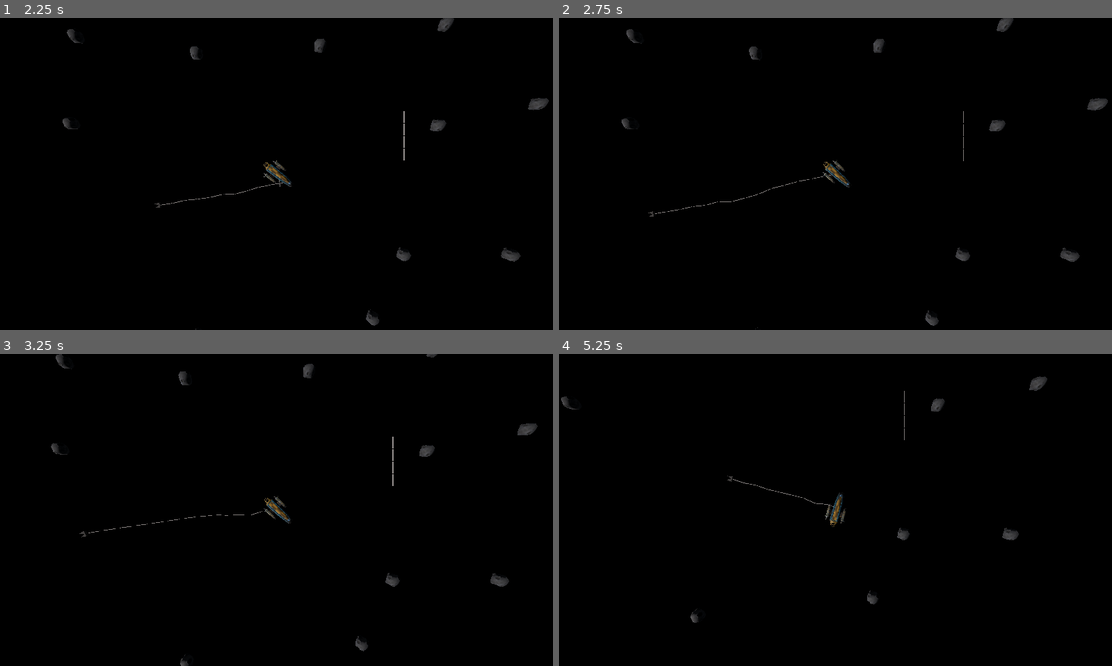
Above: before the commit, frames 1-4 (two rows, left to right).
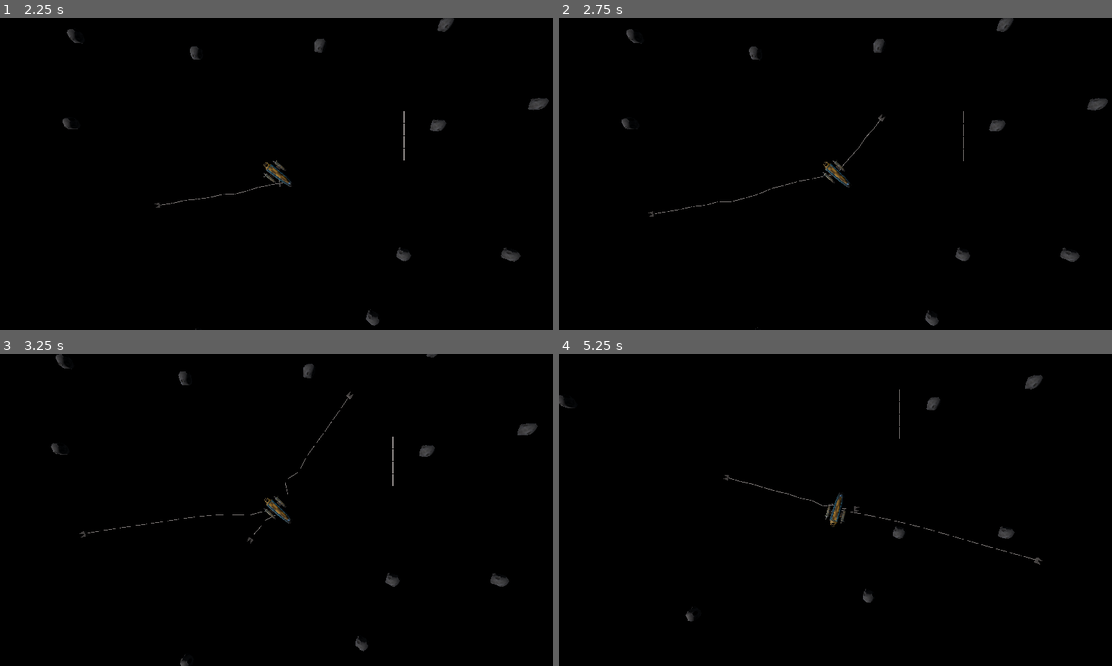
Above: after the commit, the same moments.

Repository: ALP-Games/Asteroid-collection-game
Game: Godot game, scene res://levels/world.tscn
The game is run twice, just before and just after one commit, with the same random seed, the same clock (stepped at 60 frames per second) and the same inputs.
Inputs (mouse positions are in pixels of both pictures, inside the frame that each line leads up to):
- Up to frame 1 (2.25 s): tap Enter at 0.5 s; move the mouse to (398, 158) at 0.52 s; hold D (rot_right) 0.53-1.28 s; click (398, 158) at 0.6 s; right-click (398, 158) at 0.8 s; move the mouse to (165, 189) at 1.27 s; hold S (reverse) 1.28-2.03 s; right-click (165, 189) at 1.35 s; click (165, 189) at 1.42 s; tap Space (stop) at 1.55 s; move the mouse to (331, 105) at 2.02 s; hold D (rot_right) from 2.03 s (still down); hold Space (stop) from 2.03 s (still down)
- Up to frame 2 (2.75 s): keep holding D (rot_right); keep holding Space (stop); click (890, 105) at 2.3 s
- Up to frame 3 (3.25 s): move the mouse to (248, 572) at 2.77 s; release D (rot_right) at 2.78 s; release Space (stop) at 2.78 s; hold W (thrust) from 2.78 s (still down); click (248, 572) at 2.85 s; right-click (248, 572) at 3.05 s
- Up to frame 4 (5.25 s): move the mouse to (1001, 556) at 3.52 s; release W (thrust) at 3.53 s; hold Space (stop) 3.53-4.28 s; hold A (rot_left) 3.53-5.03 s; right-click (1001, 556) at 3.6 s; click (1001, 556) at 3.67 s; move the mouse to (669, 463) at 4.27 s; tap Space (stop) at 4.35 s; click (669, 463) at 4.55 s; move the mouse to (863, 510) at 5.02 s; hold S (reverse) from 5.03 s (still down); click (863, 510) at 5.1 s

Frame 1 is identical in both runs. In frame 2, less than 0.1% of the frame differs, in the area x 50-59%, y 30-49%; in frame 3, less than 0.1%; in frame 4, 0.7%, in the area x 0-89%, y 6-87%.

Commit message:
multi emitter

Diff:
--- /dev/null
+++ b/actors/anchor_rope_emitter.tscn
@@ -0,0 +1,9 @@
+[gd_scene load_steps=2 format=3 uid="uid://duvgvbdmebdsa"]
+
+[ext_resource type="Script" uid="uid://cebfmtuwm72wr" path="res://actors/rope_emitter.gd" id="1_grws4"]
+
+[node name="AnchorRopeEmitter" type="Node3D"]
+script = ExtResource("1_grws4")
+shoot_force = 0.0
+segment_spacing = 0.9
+max_segment_count = 25
--- /dev/null
+++ b/actors/emitter.gd
@@ -0,0 +1,15 @@
+class_name Emitter extends Node3D
+
+signal emitter_done
+
+var _parent: RigidBody3D
+
+func set_parent(parent: RigidBody3D) -> void:
+	_parent = parent
+
+func emit(target: Vector3) -> void:
+	pass
+
+
+func stop_emit() -> void:
+	emitter_done.emit()
--- /dev/null
+++ b/actors/emitter_manager.gd
@@ -0,0 +1,32 @@
+class_name EmitterManager extends Node3D
+
+@export var max_emitter_amount := 5
+@export var emitters: Array[PackedScene]
+
+var instanced_emitters: Array[Emitter]
+
+var index: int = 0
+
+
+func emit(target: Vector3) -> void:
+	if instanced_emitters.size() >= max_emitter_amount:
+		return
+	var emitter_isntance := emitters[index].instantiate() as Emitter
+	add_child(emitter_isntance)
+	emitter_isntance.set_parent(get_parent())
+	emitter_isntance.emit(target)
+	emitter_isntance.emitter_done.connect(de_init_emitter.bind(emitter_isntance), CONNECT_ONE_SHOT)
+	instanced_emitters.append(emitter_isntance)
+
+
+func stop_emit() -> void:
+	for emitter in instanced_emitters:
+		emitter.stop_emit()
+	instanced_emitters.clear()
+
+
+func de_init_emitter(emitter: Emitter) -> void:
+	var pos_in_array := instanced_emitters.find(emitter)
+	if pos_in_array != -1:
+		instanced_emitters.remove_at(pos_in_array)
+	emitter.queue_free()
--- /dev/null
+++ b/actors/hook_rope_emitter.gd
@@ -0,0 +1 @@
+class_name HookRopeEmitter extends RopeEmitter
--- /dev/null
+++ b/actors/hook_rope_emitter.tscn
@@ -0,0 +1,13 @@
+[gd_scene load_steps=4 format=3 uid="uid://p6u1dun8q8br"]
+
+[ext_resource type="Script" uid="uid://cebfmtuwm72wr" path="res://actors/rope_emitter.gd" id="1_hl6au"]
+[ext_resource type="PackedScene" uid="uid://cel7gr1l4orx3" path="res://actors/hook.tscn" id="2_bnrju"]
+[ext_resource type="PackedScene" uid="uid://bwg7srbssmu0d" path="res://actors/rope_segment.tscn" id="3_dl5bt"]
+
+[node name="HookRopeEmitter" type="Node3D"]
+script = ExtResource("1_hl6au")
+first_segment_scene = ExtResource("2_bnrju")
+rope_segment_scene = ExtResource("3_dl5bt")
+shoot_force = 50000.0
+segment_spacing = 0.9
+max_segment_count = 15
--- a/actors/player_ship.gd
+++ b/actors/player_ship.gd
@@ -10,7 +10,8 @@
 @export var stop_linear_amount: float = 20
 @export var stop_angular_amount: float = 10
 
-@onready var rope_emitter: RopeEmitter = $HookRope
+@onready var emitter_manager: EmitterManager = $EmitterManager
+#@onready var rope_emitter: RopeEmitter = $HookRope
 #@onready var rope_prototype: Node3D = $AnchorRope
 
 
@@ -29,9 +30,9 @@
 	if Input.is_action_just_pressed("action"):
 		var camera := get_tree().get_first_node_in_group("camera") as FancyCamera3D
 		var mouse_world_position := camera.get_mouse_world_position()
-		rope_emitter.shoot_rope(mouse_world_position)
+		emitter_manager.emit(mouse_world_position)
 	elif Input.is_action_just_pressed("action2"):
-		rope_emitter.retract_rope()
+		emitter_manager.stop_emit()
 
 	#var camera := get_tree().get_first_node_in_group("camera") as FancyCamera3D
 	#var mouse_world_position := camera.get_mouse_world_position()
--- a/actors/player_ship.tscn
+++ b/actors/player_ship.tscn
@@ -2,9 +2,9 @@
 
 [ext_resource type="Script" uid="uid://b1oqxo40ce40s" path="res://actors/player_ship.gd" id="1_ljv35"]
 [ext_resource type="ArrayMesh" uid="uid://cpgyees8v2655" path="res://Assets/Ship_Cube.res" id="2_nyvxv"]
-[ext_resource type="PackedScene" uid="uid://b4uy7s1i45ukc" path="res://actors/rope_emitter.tscn" id="2_vnsem"]
-[ext_resource type="PackedScene" uid="uid://cel7gr1l4orx3" path="res://actors/hook.tscn" id="3_gv0w4"]
-[ext_resource type="PackedScene" uid="uid://bwg7srbssmu0d" path="res://actors/rope_segment.tscn" id="4_mfuwy"]
+[ext_resource type="PackedScene" uid="uid://p6u1dun8q8br" path="res://actors/hook_rope_emitter.tscn" id="3_gv0w4"]
+[ext_resource type="PackedScene" uid="uid://duvgvbdmebdsa" path="res://actors/anchor_rope_emitter.tscn" id="5_mfuwy"]
+[ext_resource type="Script" uid="uid://p5sxlq10gtdr" path="res://actors/emitter_manager.gd" id="6_3gxbi"]
 
 [sub_resource type="CapsuleShape3D" id="CapsuleShape3D_ljv35"]
 radius = 0.783509
@@ -31,14 +31,7 @@
 transform = Transform3D(1, 0, 0, 0, -4.37114e-08, 1, 0, -1, -4.37114e-08, 0, 0, 0)
 shape = SubResource("CapsuleShape3D_ljv35")
 
-[node name="HookRope" parent="." instance=ExtResource("2_vnsem")]
-first_segment_scene = ExtResource("3_gv0w4")
-rope_segment_scene = ExtResource("4_mfuwy")
-shoot_force = 50000.0
-segment_spacing = 0.9
-max_segment_count = 15
-
-[node name="AnchorRope" parent="." instance=ExtResource("2_vnsem")]
-shoot_force = 0.0
-segment_spacing = 0.9
-max_segment_count = 25
+[node name="EmitterManager" type="Node3D" parent="."]
+script = ExtResource("6_3gxbi")
+emitters = Array[PackedScene]([ExtResource("3_gv0w4"), ExtResource("5_mfuwy")])
+metadata/_custom_type_script = "uid://p5sxlq10gtdr"
--- a/actors/rope_emitter.gd
+++ b/actors/rope_emitter.gd
@@ -1,7 +1,7 @@
-class_name RopeEmitter extends Node3D
+class_name RopeEmitter extends Emitter
 
 #const MAX_TANGENTIAL_VELOCITY := 30.0
-const MAX_ROPE_STRETCH := 1.4
+const MAX_ROPE_STRETCH := 1.95
 
 #const ROPE_SEGMENT = preload("res://actors/rope_segment.tscn")
 @export var first_segment_scene: PackedScene = load("res://actors/anchor.tscn")
@@ -24,13 +24,11 @@
 var retracting_rope := false
 var rope_target_reached := false
 
-var _parent: RigidBody3D
-
-func _ready() -> void:
-	_parent = get_parent()
+#func _ready() -> void:
+	#_parent = get_parent()
 
 
-func shoot_rope(target: Vector3) -> void:
+func emit(target: Vector3) -> void:
 	if rope_shot:
 		return
 	rope_shot = true
@@ -44,7 +42,7 @@
 	last_segment = rope_segment
 
 
-func retract_rope() -> void:
+func stop_emit() -> void:
 	retracting_rope = true
 	if first_segment and first_segment.has_method("release_target"):
 		first_segment.release_target()
@@ -64,6 +62,7 @@
 	while rope_segments.size() > 0:
 		var rope_segment := rope_segments.pop_back() as RopeSegment
 		rope_segment.queue_free()
+	emitter_done.emit()
 
 
 func on_rope_target_reached(target_object: RigidBody3D, attachment_joint: Node3D) -> void:
@@ -122,14 +121,6 @@
 		rope_target.linear_velocity += correction_velocity * target_weight_ratio
 		_parent.linear_velocity -= correction_velocity * parent_weight_ratio
 
-		#var tangential_direction := direction.cross(Vector3.UP).normalized()
-		##print("Tangential direction - ", tangential_direction)
-		#var tangential_velocity := tangential_direction * rope_target.linear_velocity.dot(tangential_direction)
-		#if tangential_velocity.length() > MAX_TANGENTIAL_VELOCITY:
-			#var clamped_velocity := tangential_direction * MAX_TANGENTIAL_VELOCITY
-			#rope_target.linear_velocity -= tangential_velocity - clamped_velocity
-		#print("Tangential velocity - ", tangential_velocity.length())
-
 
 func _process_segment_addition() -> void:
 	_instantiate_continious_segments()
@@ -150,6 +141,7 @@
 		connected_to_parent = false
 		retracting_rope = false
 		rope_shot = false
+		emitter_done.emit()
 		return
 
 	if not _should_retract_last():
--- a/project.godot
+++ b/project.godot
@@ -23,7 +23,7 @@
 
 [editor_plugins]
 
-enabled=PackedStringArray("res://addons/godot_extension_core_gdscript/plugin.cfg")
+enabled=PackedStringArray()
 
 [file_customization]
 
Not shown, added: actors/emitter.gd.uid
Not shown, added: actors/emitter_manager.gd.uid
Not shown, added: actors/hook_rope_emitter.gd.uid
